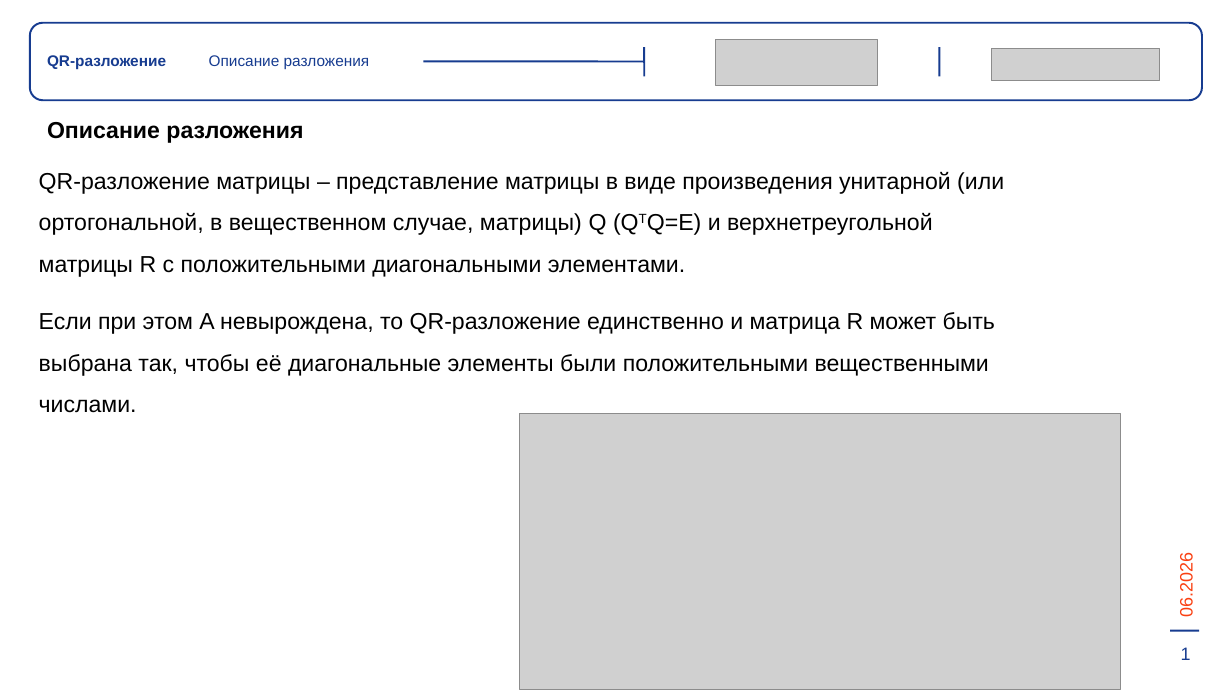
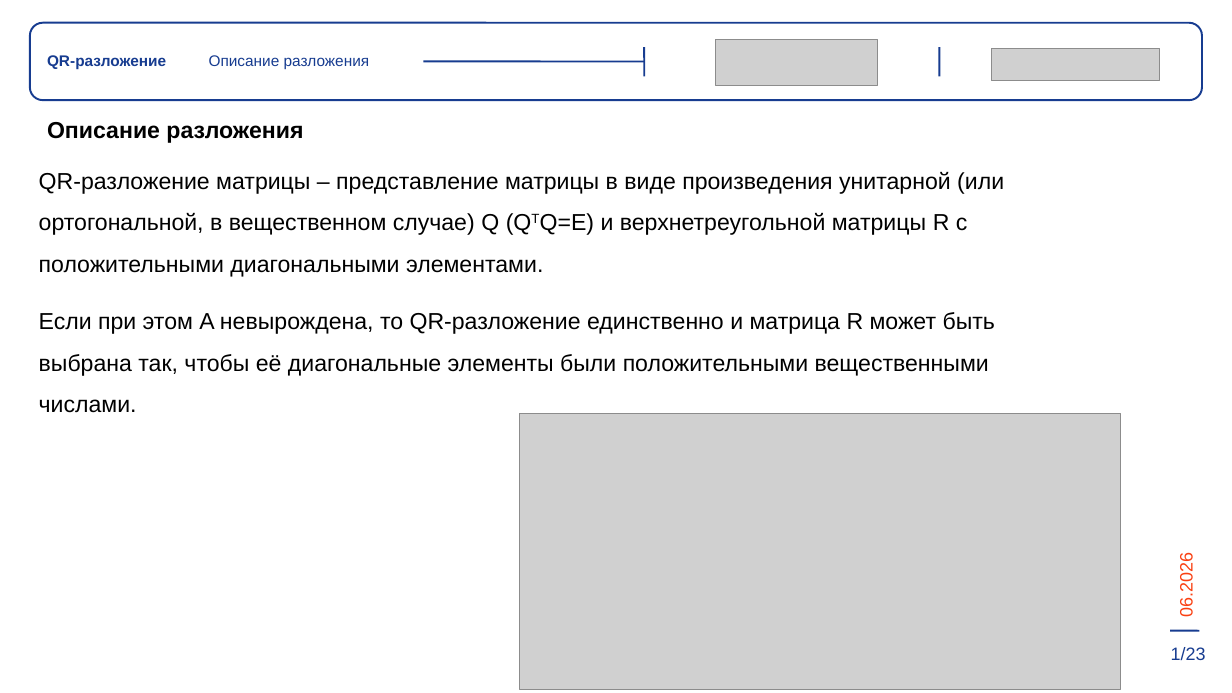
Before and after one commit to wellcome2AD/QR-decomposition, a slide deck: slide 2 of отчётность/диплом.pptx. Drawn at 1232x693 pixels with LibreOffice and Linux fonts; fonts in the diff are those of the drawing; grey boxes stand for pictures. Boxes give left, top, right and bottom in pixels: in the first picture for what was removed or moved away, otherwise in the second. Text is boxed around its words. In the diff, an @@ line names an element or a change of style, - is before the commit and + after.

```diff
--- a/отчётность/диплом.pptx
+++ b/отчётность/диплом.pptx
@@ text at (39,172,1004,277): text changed @@
-QR-разложение матрицы – представление матрицы в виде произведения унитарной (или ортогональной, в вещественном случае, матрицы) Q (QTQ=E) и верхнетреугольной матрицы R с положительными диагональными элементами.
+QR-разложение матрицы – представление матрицы в виде произведения унитарной (или ортогональной, в вещественном случае) Q (QTQ=E) и верхнетреугольной матрицы R с положительными диагональными элементами.
@@ text at (1171,647,1206,660): text changed @@
-1
+1/23
```
Also in this commit, not shown: 17 other slides changed, 6 slides added, 9 other files.
